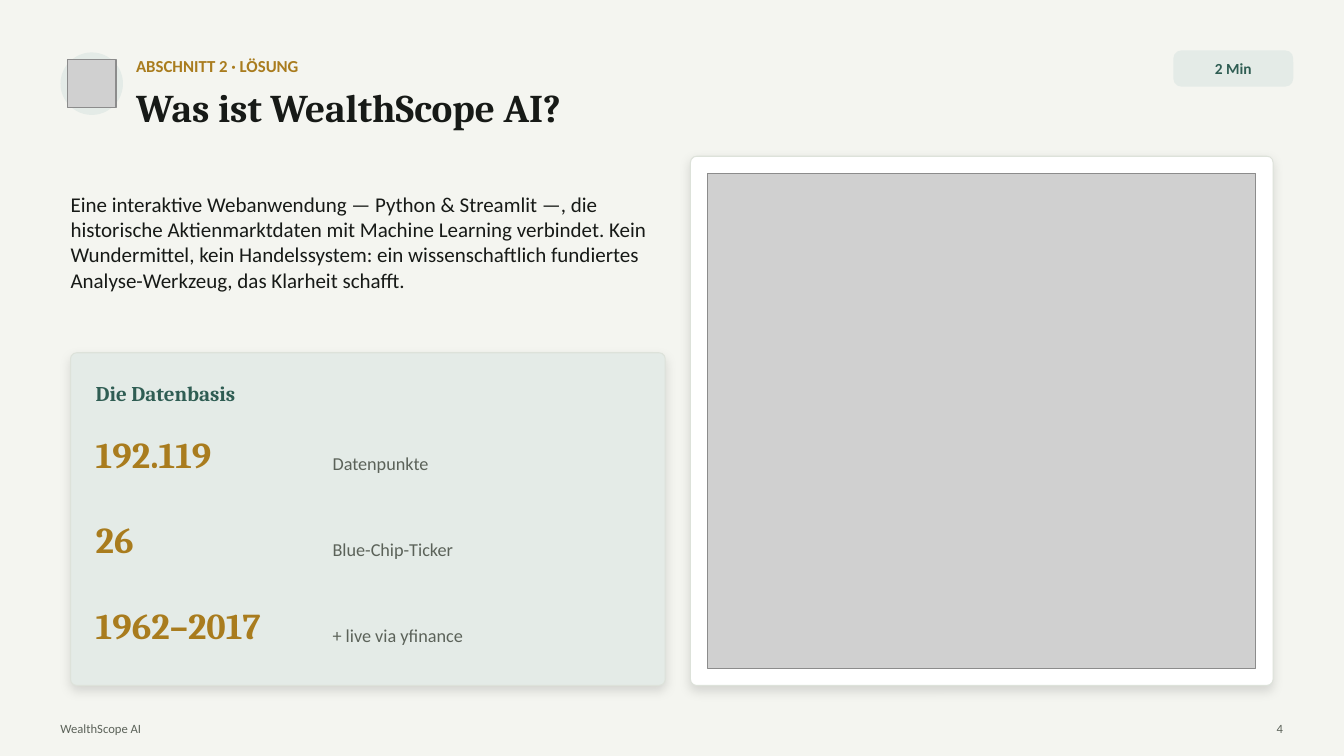
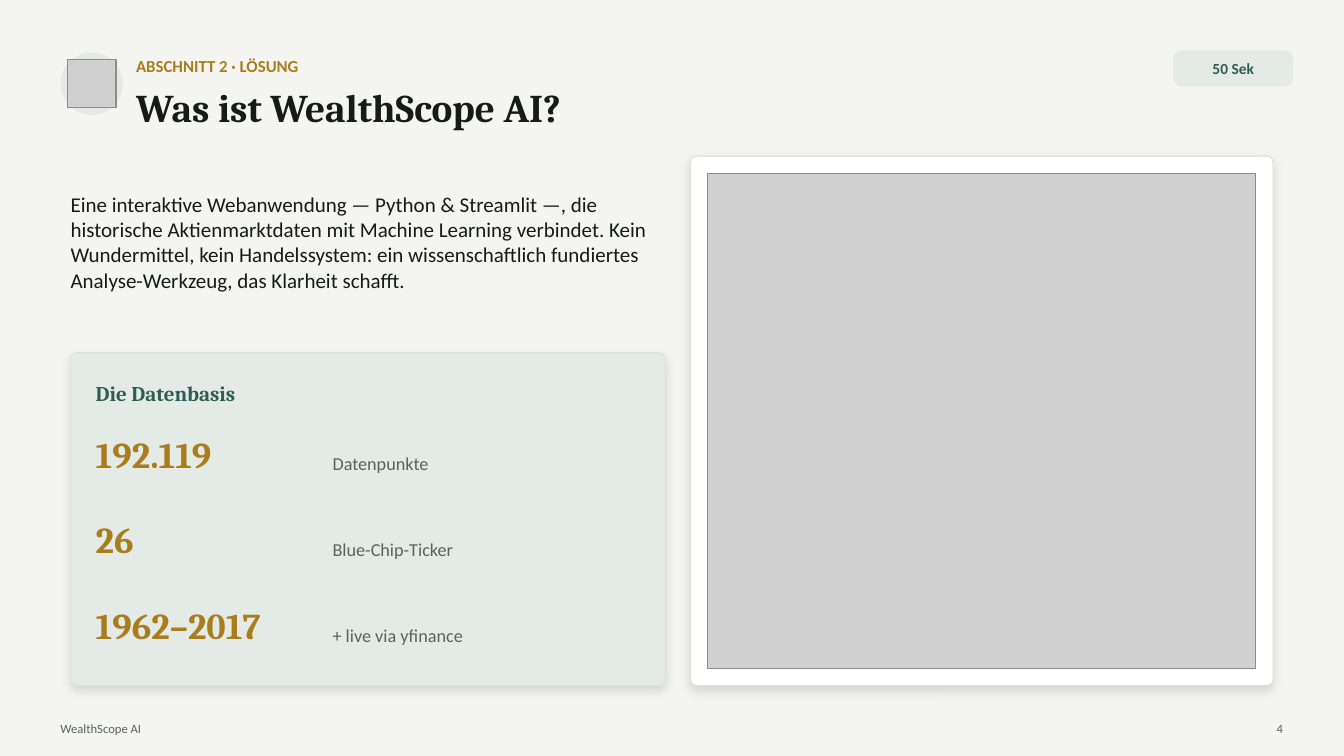
Before and after one commit to fedansoufiane-commits/forexscope-ai, a slide deck: slide 4 of Präsentation/Final/WealthScope_Praesentation_v1.0_FINAL.pptx. Drawn at 1344x756 pixels with LibreOffice and Linux fonts; fonts in the diff are those of the drawing; grey boxes stand for pictures. Boxes give left, top, right and bottom in pixels: in the first picture for what was removed or moved away, otherwise in the second. Text is boxed around its words. In the diff, an @@ line names an element or a change of style, - is before the commit and + after.

```diff
--- a/Präsentation/Final/WealthScope_Praesentation_v1.0_FINAL.pptx
+++ b/Präsentation/Final/WealthScope_Praesentation_v1.0_FINAL.pptx
@@ text at [1212, 63, 1254, 74]: text changed @@
-2 Min
+50 Sek
```
Also in this commit, not shown: 31 other slides changed.
